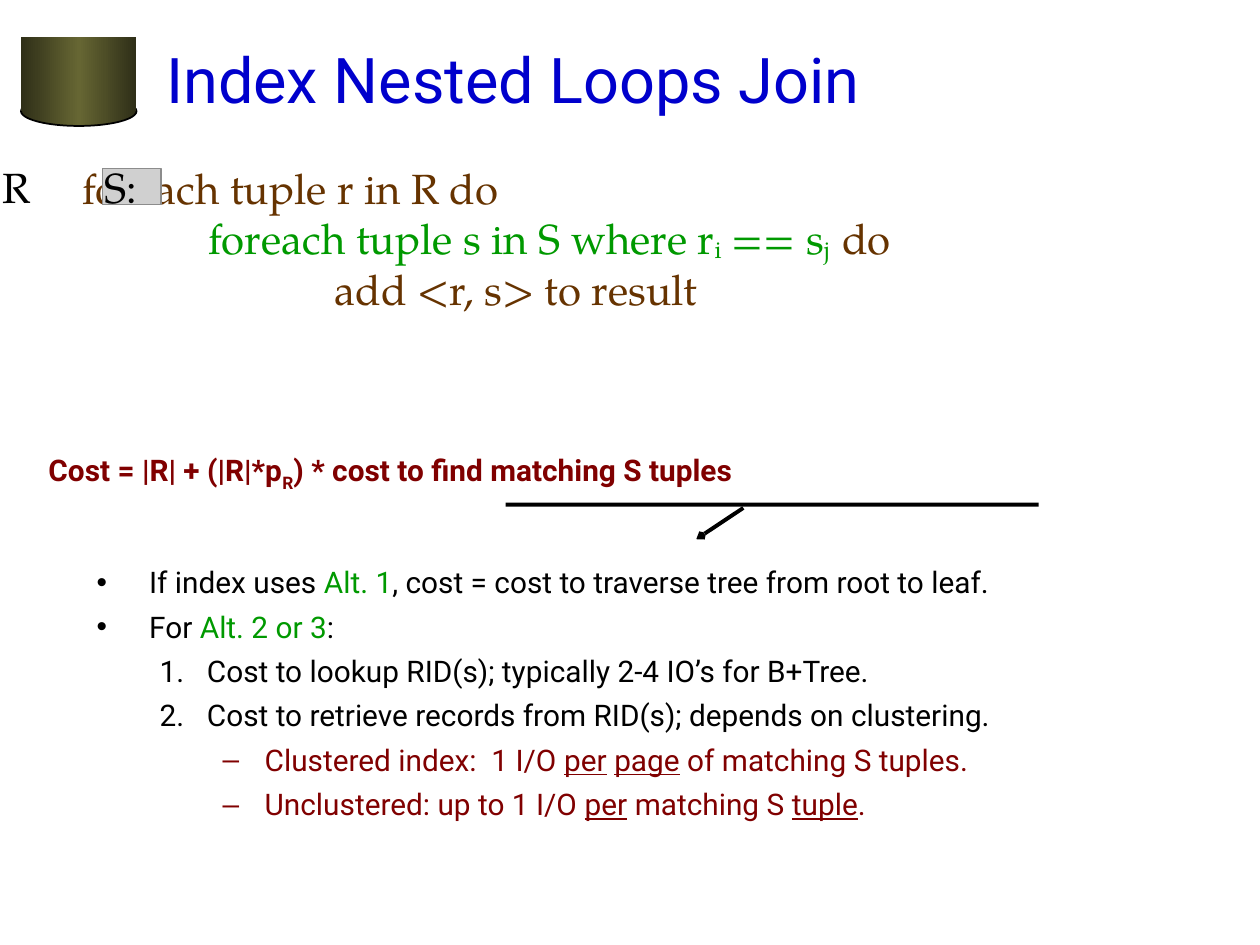
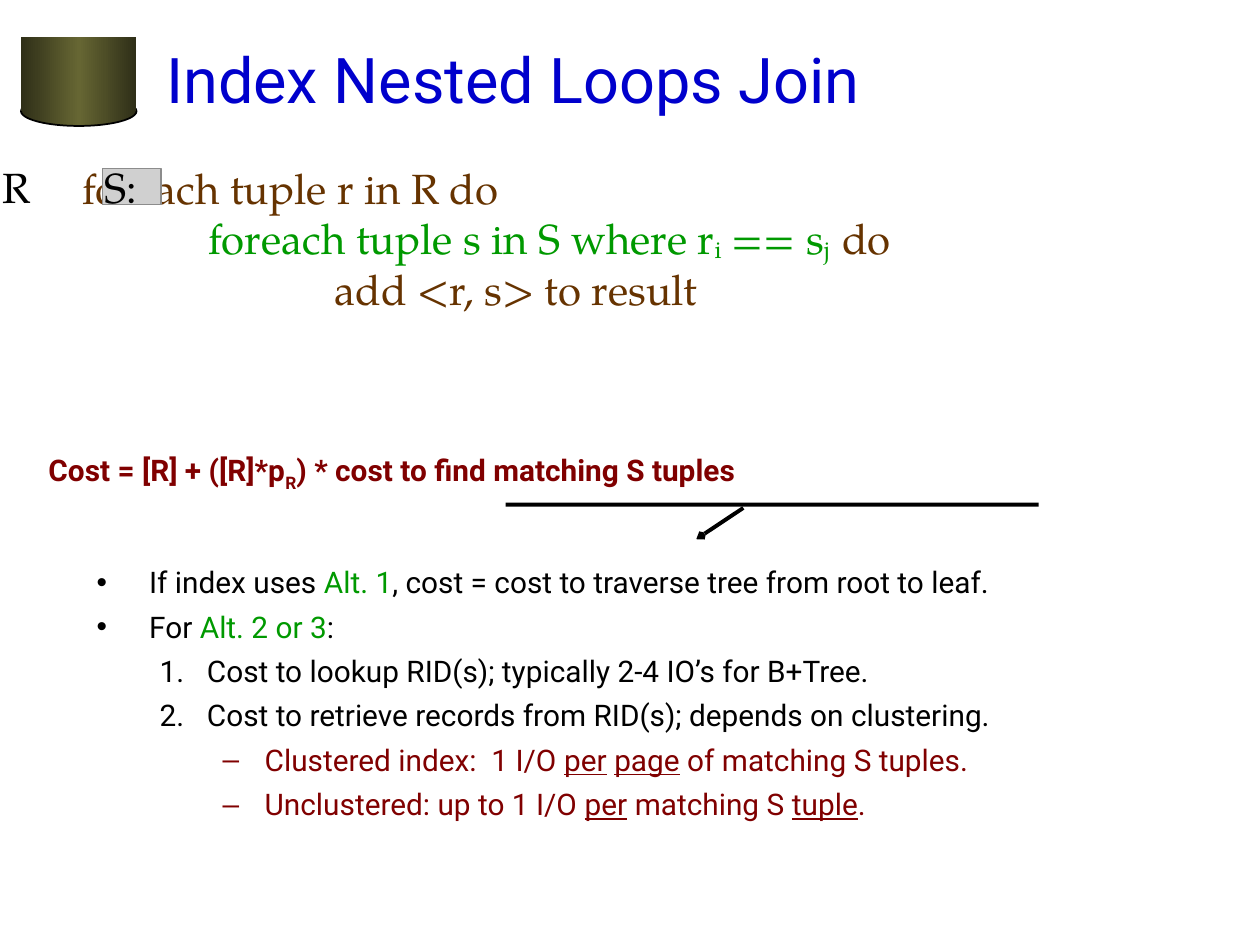
Before and after one commit to jhellerstein/cs186-07, a slide deck: slide 29 of lecs/13-QP1.ppt. Drawn at 1260x945 pixels with LibreOffice and Linux fonts; fonts in the diff are those of the drawing; grey boxes stand for pictures; background and template pictures are left out. Boxes give left, top, right and bottom in pixels: in the first picture for what was removed or moved away, otherwise in the second. Text is boxed around its words. In the diff, an @@ line names an element or a change of style, - is before the commit and + after.

```diff
--- a/lecs/13-QP1.ppt
+++ b/lecs/13-QP1.ppt
@@ text at bbox=[48, 456, 735, 488]: text changed @@
-Cost = |R| + (|R|*pR) * cost to find matching S tuples
+Cost = [R] + ([R]*pR) * cost to find matching S tuples
```
Also in this commit, not shown: 7 other slides changed, 1 other file.
